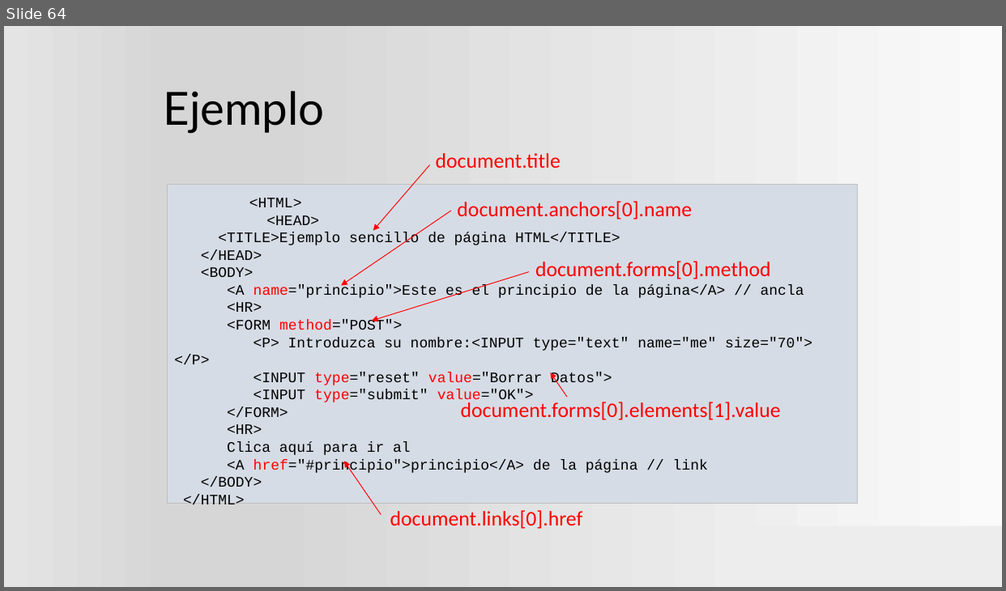
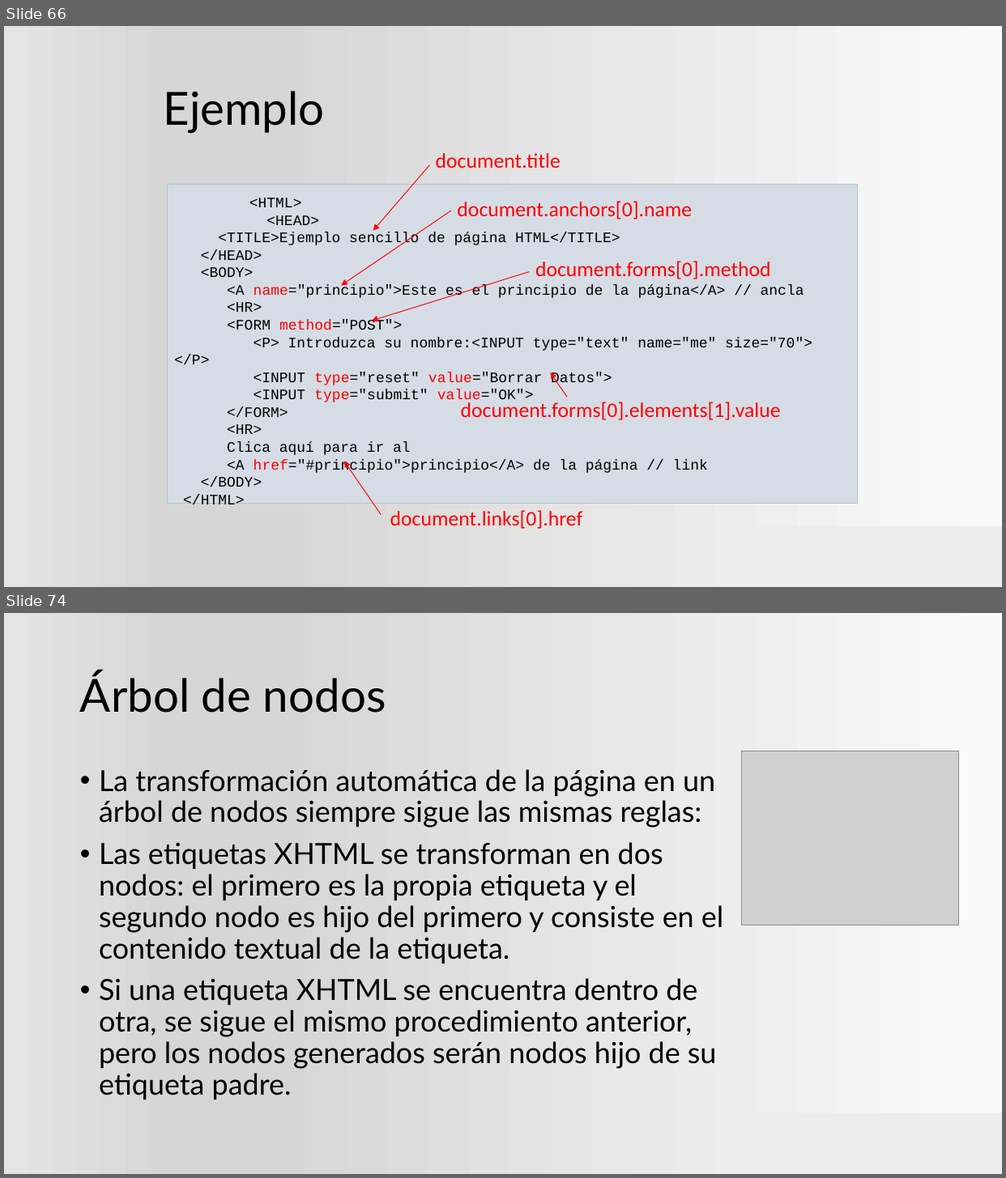
Before and after one commit to ProfVillegas/DAW, a slide deck: Plantilla.pptx. Shown one above the other, each under a label of ours: slide 64 before the commit, slides 66 and 74 after it; the slides between them are not shown. The pictures are 1006x591 and 1006x1178 pixels, drawn with LibreOffice and Linux fonts; fonts in the diff are those of the drawing; grey boxes stand for pictures; background and template pictures are left out. Boxes give left, top, right and bottom in pixels: in the first picture for what was removed or moved away, otherwise in the second. Text is boxed around its words. In the diff, an @@ line names an element or a change of style, - is before the commit and + after.

```diff
--- a/Plantilla.pptx
+++ b/Plantilla.pptx
@@ slide 74 added at box(4, 613, 1002, 1174), background gradient #FAFAFA to #D7D7D7 to #E4E4E4; not listed: 1 template element that a slide beside it also shows @@
@@ title added at box(80, 671, 386, 713), 44 pt, text #000000 @@
+Árbol de nodos
@@ picture added at box(742, 752, 959, 926) @@
@@ text added at box(99, 769, 723, 1100), 28 pt, text #000000 @@
+• La transformación automática de la página en un árbol de nodos siempre sigue las mismas reglas:
+• Las etiquetas XHTML se transforman en dos nodos: el primero es la propia etiqueta y el segundo nodo es hijo del primero y consiste en el contenido textual de la etiqueta.
+• Si una etiqueta XHTML se encuentra dentro de otra, se sigue el mismo procedimiento anterior, pero los nodos generados serán nodos hijo de su etiqueta padre.
@@ what was slide 64 is now slide 66 @@
```
Also in this commit, not shown: 10 slides changed, 33 other slides added, 4 slides removed.
